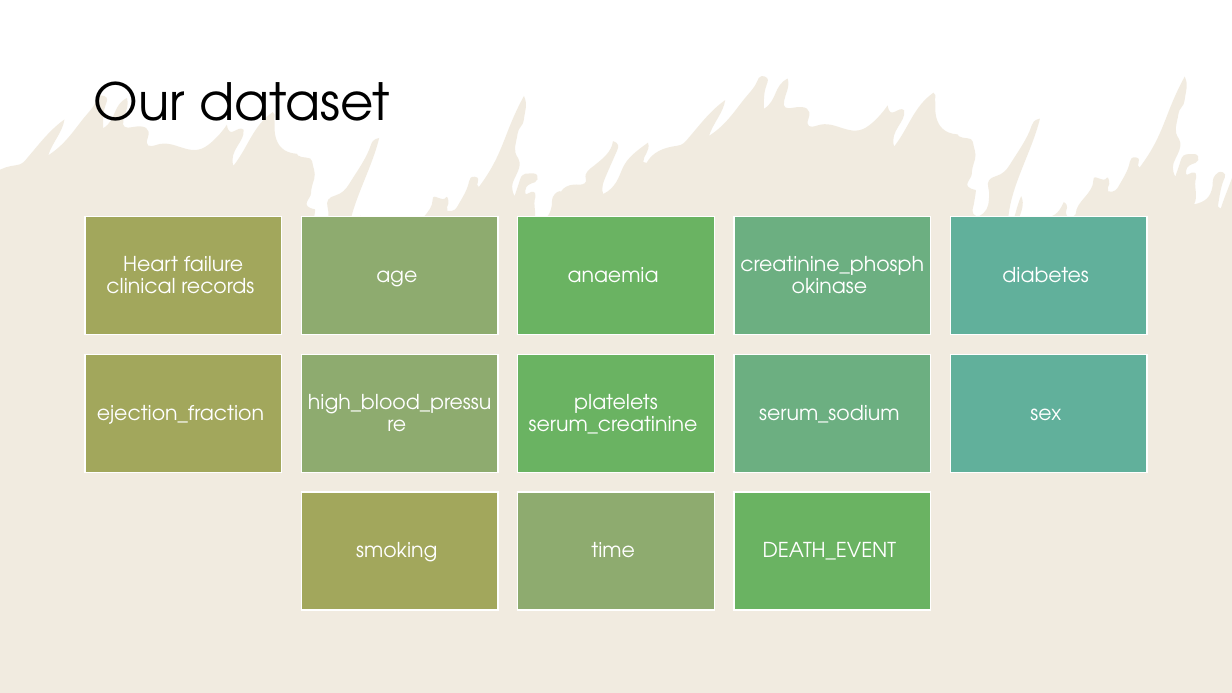
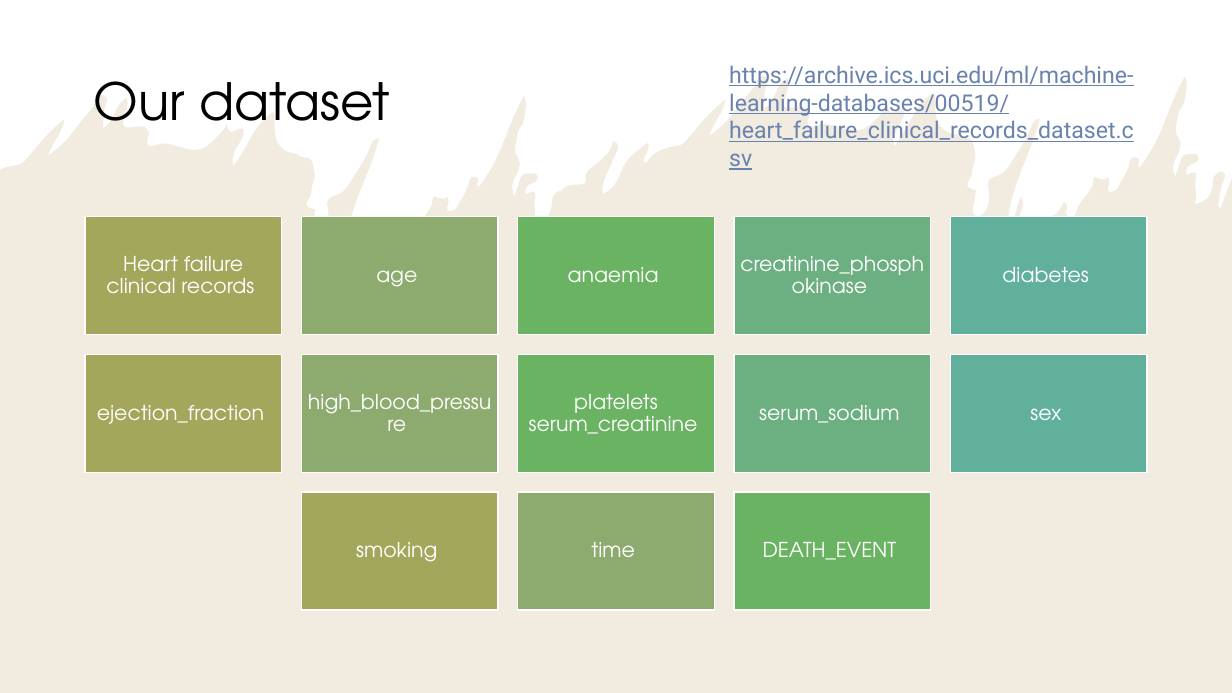
Before and after one commit to Dorian4Git/techno_emergentes, a slide deck: slide 3 of Presentation_CC2.pptx. Drawn at 1232x693 pixels with LibreOffice and Linux fonts; fonts in the diff are those of the drawing. Boxes give left, top, right and bottom in pixels: in the first picture for what was removed or moved away, otherwise in the second. Text is boxed around its words. In the diff, an @@ line names an element or a change of style, - is before the commit and + after.

```diff
--- a/Presentation_CC2.pptx
+++ b/Presentation_CC2.pptx
@@ text added at <box>729,65,1134,142</box>, 18 pt, text #6982AE, underline @@
+https://archive.ics.uci.edu/ml/machine-learning-databases/00519/heart_failure_clinical_records_dataset.csv
```
